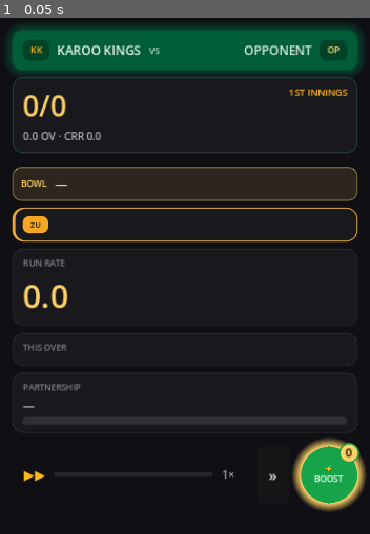
Above: before the commit, frame 1.
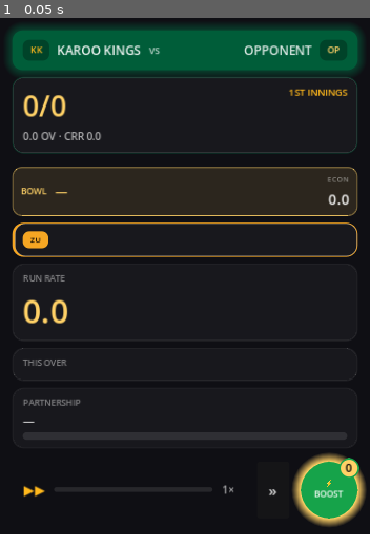
Above: after the commit, the same moment.

Repository: nico101rsa/cricket-v3
Game: Godot game, scene res://scenes/interactive_match/interactive_match.tscn
Same seed, same stepped clock (60 frames per second), same inputs: the game is played once before the commit and once after it. This scene is started directly instead of the project's main scene.
Inputs:
- Up to frame 1 (0.05 s): no input

The runs differ from the first frame. In frame 1, 8.8% of the frame differs, in the area x 3-99%, y 30-99%.

Commit message:
feat: in-match hi-fi v2 — enriched Key Moment card + labelled bowler econ (design amendment) (#90)
Applies design's v2 deltas (docs/design-inbox/in-match-v2.md) on top of v1:
- Key Moment card body filled per spec: ctx line · actor mini-card (portrait ring
  w/ real ★ + name + job tag + real stats) · scene glyph as the expand row (kills
  the dead gap) · narration with gold-highlighted options (RichText) · two choices
  with verb + stake sublabels. Boost/DRS still functional (DRS card enrich + the
  Boost-as-card are noted for the loop — Boost is an instant dock press here, no card).
- Batting KM copy = design's verbatim verbs/stakes (mechanic = intent band, label
  is free). Bowling KM keeps the REAL Pace/Spin labels (the lever that re-sims) —
  design's attack/contain framing is a different mechanic, flagged not swapped.
- Bowler row: removed fabricated wkts/runs; right side now a labelled ECON (real),
  stat line = stars only. Every value real.
- 681 green. Re-rendered docs/mockups/latest/in-match.png + the keymoment/result shots.

Co-authored-by: Claude Opus 4.8 <noreply@anthropic.com>

Diff:
--- a/scenes/interactive_match/interactive_match.gd
+++ b/scenes/interactive_match/interactive_match.gd
@@ -49,7 +49,7 @@
 var _result_box: VBoxContainer
 var _overlay: Control; var _ov_banner: Label; var _ov_prompt: Label
 var _ov_yes: Button; var _ov_no: Button; var _ov_ok: Button
-var _km_overlay: Control; var _km_banner: Label; var _km_title: Label; var _km_prompt: Label; var _km_a: Button; var _km_b: Button
+var _km_overlay: Control; var _km_banner: Label; var _km_body: VBoxContainer
 var _tick: Timer; var _flash_timer: Timer
 
 # ---------------------------------------------------------------- build helpers
@@ -148,9 +148,14 @@
 	_bowl_lbl = _lbl("BOWL", 9, Palette.country_set(_opp_code).accent)
 	_bowl_name = _lbl("—", 13, Palette.country_set(_opp_code).accent)
 	_bowl_stat = _lbl("", 10, Palette.WHITE_MID)
-	_bowl_fig = _lbl("", 15, Palette.WHITE, HORIZONTAL_ALIGNMENT_RIGHT)
+	# Right side = the real ECON, labelled (no fabricated per-bowler wkts/runs).
+	var econ_box := VBoxContainer.new()
+	econ_box.alignment = BoxContainer.ALIGNMENT_END
+	var econ_cap := _lbl("ECON", 8, Palette.WHITE_DIM, HORIZONTAL_ALIGNMENT_RIGHT)
+	_bowl_fig = _lbl("0.0", 15, Palette.WHITE, HORIZONTAL_ALIGNMENT_RIGHT)
+	econ_box.add_child(econ_cap); econ_box.add_child(_bowl_fig)
 	h.add_child(_bowl_lbl); h.add_child(_bowl_name); h.add_child(_bowl_stat)
-	h.add_child(_spacer()); h.add_child(_bowl_fig)
+	h.add_child(_spacer()); h.add_child(econ_box)
 	_bowler_row.add_child(h)
 	_root.add_child(_bowler_row)
 
@@ -301,18 +306,9 @@
 
 	_km_overlay = _make_overlay_root()
 	add_child(_km_overlay)
-	var kcard := _km_overlay.get_node("Center/Card") as PanelContainer
-	var kv := kcard.get_node("V") as VBoxContainer
+	_km_body = _km_overlay.get_node("Center/Card/V") as VBoxContainer
+	_km_body.add_theme_constant_override("separation", 0)
 	_km_banner = _km_overlay.get_node("Center/Banner") as Label
-	_km_title = _lbl("", 17, Palette.GOLD, HORIZONTAL_ALIGNMENT_CENTER)
-	_km_prompt = _lbl("", 13, Palette.WHITE_SOFT, HORIZONTAL_ALIGNMENT_CENTER)
-	_km_prompt.autowrap_mode = TextServer.AUTOWRAP_WORD
-	kv.add_child(_km_title); kv.add_child(_km_prompt)
-	var kbtns := HBoxContainer.new(); kbtns.add_theme_constant_override("separation", 8)
-	_km_a = _choice("A", Palette.BLUE); _km_a.pressed.connect(func(): km_press(0))
-	_km_b = _choice("B", Palette.RED); _km_b.pressed.connect(func(): km_press(1))
-	kbtns.add_child(_km_a); kbtns.add_child(_km_b)
-	kv.add_child(kbtns)
 	_km_overlay.visible = false
 
 func _make_overlay_root() -> Control:
@@ -545,15 +541,124 @@
 
 func _show_km_overlay(km: Dictionary) -> void:
 	var lever: String = km.get("lever", "intent")
-	var kind := "boost" if lever == "bowling" else "moment"
 	_km_banner.text = "🎯 KEY MOMENT" if lever == "bowling" else "⚡ KEY MOMENT ⚡"
 	_km_banner.add_theme_stylebox_override("normal", UIStyle.banner("moment"))
 	_km_overlay.get_node("Center/Card").add_theme_stylebox_override("panel", UIStyle.moment_card("moment"))
-	_km_title.text = km["title"]
-	_km_prompt.text = km["prompt"]
-	_km_a.text = km["choices"][0]["label"]
-	_km_b.text = km["choices"][1]["label"]
+	_build_km_body(km, lever)
 	_km_overlay.visible = true
+
+# The enriched card body (in-match v2 amendment): ctx → actor mini-card → scene
+# glyph (expand row) → narration → two choices with stake sublabels. Rebuilt each show.
+func _build_km_body(km: Dictionary, lever: String) -> void:
+	for c in _km_body.get_children(): c.queue_free()
+	var v := MatchViewBuilder.build_rich(_session.result(), _session.player(), _cursor,
+		_team_name, _opp_name, _my_stars, _opp_stars, _my_code, _opp_code)
+	var ct := _km_content(km, lever)
+	var from_over: int = km.get("from_over", 7)
+	# Ctx
+	var ctx := _lbl("%s · %d OVERS LEFT · %s" % [v.score_big, maxi(21 - from_over, 0), ct["phase"]],
+		10, Palette.GOLD, HORIZONTAL_ALIGNMENT_CENTER)
+	_km_body.add_child(ctx)
+	# Actor mini-card
+	_km_body.add_child(_km_actor(v, lever, ct["job"]))
+	# Scene glyph — the only expanding row (eats the slack, no dead gap)
+	var glyph := _lbl(ct["glyph"], 42, Palette.WHITE, HORIZONTAL_ALIGNMENT_CENTER)
+	glyph.size_flags_vertical = Control.SIZE_EXPAND_FILL
+	glyph.vertical_alignment = VERTICAL_ALIGNMENT_CENTER
+	_km_body.add_child(glyph)
+	# Narration (RichText so the named options highlight gold)
+	var narr := RichTextLabel.new()
+	narr.bbcode_enabled = true; narr.fit_content = true; narr.scroll_active = false
+	narr.autowrap_mode = TextServer.AUTOWRAP_WORD
+	narr.add_theme_font_size_override("normal_font_size", 13)
+	narr.add_theme_color_override("default_color", Palette.WHITE_SOFT)
+	narr.text = "[center]%s[/center]" % ct["narr"]
+	_km_body.add_child(narr)
+	# Choices
+	var ch := HBoxContainer.new(); ch.add_theme_constant_override("separation", 8)
+	ch.add_child(_km_choice(ct["verbs"][0], ct["stakes"][0], Palette.BLUE, 0))
+	ch.add_child(_km_choice(ct["verbs"][1], ct["stakes"][1], Palette.RED, 1))
+	_km_body.add_child(ch)
+
+# The actor mini-card: portrait ring (real ★ tier) + name + job tag + real stats.
+func _km_actor(v: MatchView, lever: String, job: String) -> PanelContainer:
+	var sb := StyleBoxFlat.new()
+	sb.bg_color = Color(0, 0, 0, 0.45); sb.set_corner_radius_all(9)
+	sb.content_margin_left = 10; sb.content_margin_right = 10
+	sb.content_margin_top = 10; sb.content_margin_bottom = 10
+	var p := _panel(sb)
+	var actor: Dictionary = v.bowler if lever == "bowling" else v.striker
+	var h := HBoxContainer.new(); h.add_theme_constant_override("separation", 12)
+	var ring := _panel(UIStyle.portrait_ring(Palette.skill_ring(actor.get("stars", 2.5))))
+	ring.custom_minimum_size = Vector2(62, 78)
+	var ini := _lbl(actor.get("badge", ""), 15, Palette.WHITE, HORIZONTAL_ALIGNMENT_CENTER)
+	ini.vertical_alignment = VERTICAL_ALIGNMENT_CENTER
+	ring.add_child(ini)
+	var vb := VBoxContainer.new(); vb.alignment = BoxContainer.ALIGNMENT_CENTER
+	vb.add_child(_lbl(actor.get("name", "—"), 17, Palette.GOLD))
+	vb.add_child(_lbl(job, 10, Palette.WHITE_MID))
+	var stats: String = ("econ %s" % actor.get("econ", "0.0")) if lever == "bowling" \
+		else "%d (%d)" % [actor.get("runs", 0), actor.get("balls", 0)]
+	vb.add_child(_lbl(stats, 9, Palette.WHITE_DIM))
+	h.add_child(ring); h.add_child(vb)
+	p.add_child(h)
+	return p
+
+# A two-line choice (verb + stake) on a moment card; the whole tile is the tap target.
+func _km_choice(verb: String, stake: String, accent: Color, idx: int) -> Button:
+	var b := Button.new()
+	b.size_flags_horizontal = Control.SIZE_EXPAND_FILL
+	b.custom_minimum_size = Vector2(0, 54)
+	b.add_theme_stylebox_override("normal", UIStyle.choice_btn(accent))
+	b.add_theme_stylebox_override("hover", UIStyle.choice_btn(accent))
+	b.add_theme_stylebox_override("pressed", UIStyle.choice_btn(accent))
+	b.pressed.connect(func(): km_press(idx))
+	var vb := VBoxContainer.new()
+	vb.set_anchors_and_offsets_preset(Control.PRESET_FULL_RECT)
+	vb.alignment = BoxContainer.ALIGNMENT_CENTER
+	vb.mouse_filter = Control.MOUSE_FILTER_IGNORE
+	var verb_l := _lbl(verb, 14, Palette.WHITE, HORIZONTAL_ALIGNMENT_CENTER)
+	verb_l.mouse_filter = Control.MOUSE_FILTER_IGNORE
+	var stake_l := _lbl(stake, 9, Palette.WHITE_MID, HORIZONTAL_ALIGNMENT_CENTER)
+	stake_l.mouse_filter = Control.MOUSE_FILTER_IGNORE
+	vb.add_child(verb_l); vb.add_child(stake_l)
+	b.add_child(vb)
+	return b
+
+# Card copy per moment type. Batting verbs/stakes are design's v2 copy (the mechanic
+# = intent band, so the label is free to change). Bowling keeps the REAL pace/spin
+# labels (the lever that re-sims) — design's attack/contain framing is a different
+# mechanic, flagged in the review, not a label swap.
+func _km_content(km: Dictionary, lever: String) -> Dictionary:
+	var title: String = km["title"]
+	var glyph := title.substr(0, title.find(" ")) if title.find(" ") > 0 else "⚡"
+	if lever == "bowling":
+		return {
+			"glyph": glyph, "phase": "BOWLING", "job": "Your over",
+			"narr": km.get("prompt", ""),
+			"verbs": [str(km["choices"][0]["label"]).to_upper(), str(km["choices"][1]["label"]).to_upper()],
+			"stakes": [_kind_stake(km["choices"][0]), _kind_stake(km["choices"][1])],
+		}
+	if "Wicket Crisis" in title:
+		return {
+			"glyph": glyph, "phase": "REBUILD", "job": "On strike · steady the ship",
+			"narr": "Wicket down. [color=#ffd166]Rebuild[/color] and protect the innings, or [color=#ffd166]counter-attack[/color] and seize the momentum?",
+			"verbs": ["REBUILD", "COUNTER →"], "stakes": ["Protect wickets", "Seize momentum"],
+		}
+	if "Death Plan" in title:
+		return {
+			"glyph": glyph, "phase": "DEATH", "job": "On strike · time to accelerate",
+			"narr": "Death overs. [color=#ffd166]Twos & fours[/color] for a reliable 50+, or [color=#ffd166]six-or-bust[/color] and go boom-or-bust?",
+			"verbs": ["2s & 4s", "BIG HITS →"], "stakes": ["Reliable 50+", "Boom or bust"],
+		}
+	return {
+		"glyph": glyph, "phase": "MIDDLE", "job": "On strike · set the tempo",
+		"narr": "Powerplay's done. [color=#ffd166]Anchor[/color] and build a platform, or [color=#ffd166]hunt[/color] and keep the rate climbing?",
+		"verbs": ["ANCHOR", "HUNT →"], "stakes": ["Build a platform", "Chase the rate"],
+	}
+
+func _kind_stake(choice: Dictionary) -> String:
+	return "Grip & turn" if choice.get("kind", -1) == BowlingPlan.Kind.SPIN else "Hit the deck"
 
 func km_press(i: int) -> void:
 	_km_overlay.visible = false
@@ -604,7 +709,7 @@
 	if v.bowler:
 		_bowl_name.text = v.bowler.get("name", "—")
 		_bowl_stat.text = _stars_str(v.bowler.get("stars", 2.5))
-		_bowl_fig.text = "econ %s" % v.bowler.get("econ", "0.0")
+		_bowl_fig.text = v.bowler.get("econ", "0.0")
 	# Commentary
 	_comm_chip.text = v.lang
 	_comm_lbl.text = v.commentary
Binary file changed: docs/mockups/in-match-hifi-built-autosim.png
Binary file changed: docs/mockups/in-match-hifi-built-keymoment.png
Binary file changed: docs/mockups/latest/in-match.png
Not shown, added: docs/design-inbox/in-match-v2.md
